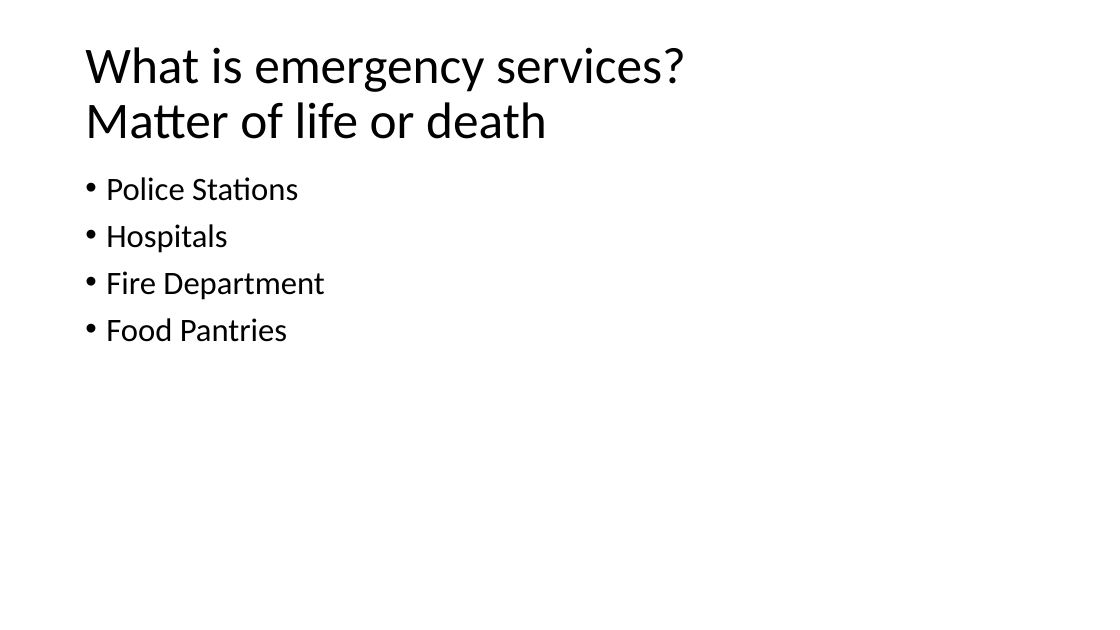
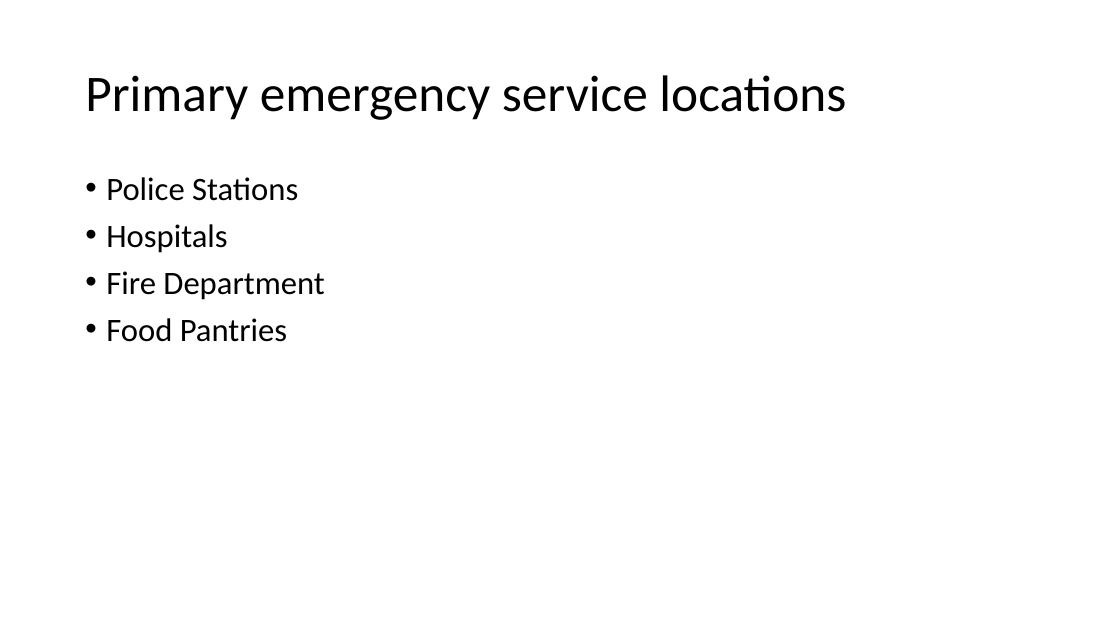
Before and after one commit to JohnPAguirre/SafetySeeds, a slide deck: slide 2 of SafetySeeds.pptx. Drawn at 1120x630 pixels with LibreOffice and Linux fonts; fonts in the diff are those of the drawing. Boxes give left, top, right and bottom in pixels: in the first picture for what was removed or moved away, otherwise in the second. Text is boxed around its words. In the diff, an @@ line names an element or a change of style, - is before the commit and + after.

```diff
--- a/SafetySeeds.pptx
+++ b/SafetySeeds.pptx
@@ title at [85,75,846,120]: text changed @@
-What is emergency services?
-Matter of life or death
+Primary emergency service locations
```
Also in this commit, not shown: 4 other slides changed.
